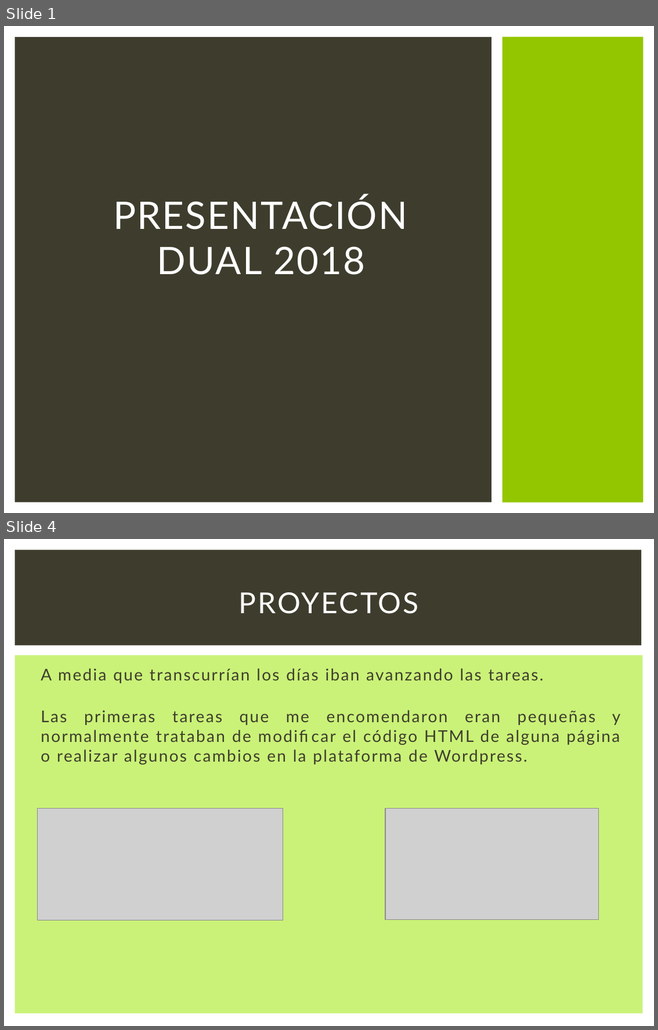
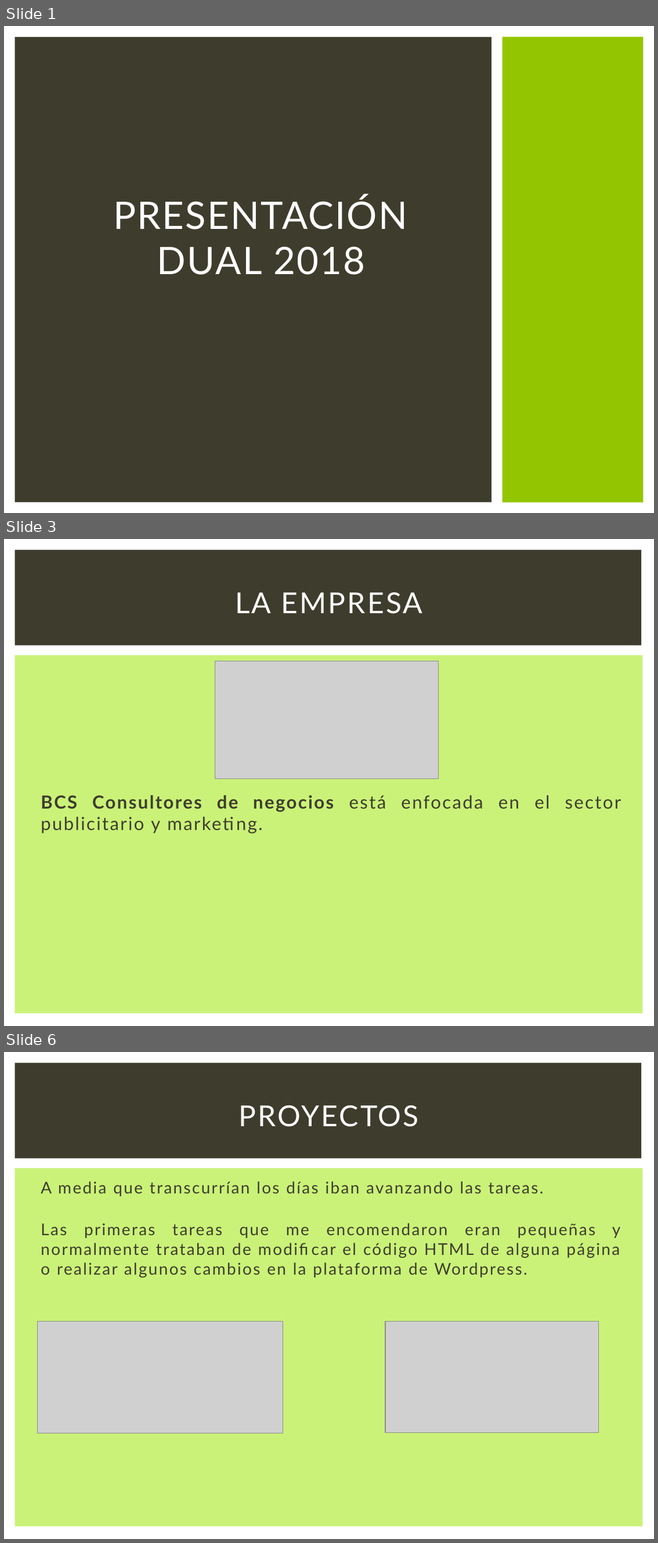
Before and after one commit to rafacampjurado/Presentaci-nDual2018, a slide deck: Presentación.ppsx. Shown one above the other, each under a label of ours: slides 1 and 4 before the commit, slides 1, 3 and 6 after it; the slides between them are not shown. The pictures are 658x1030 and 658x1543 pixels, drawn with LibreOffice and Linux fonts; fonts in the diff are those of the drawing; grey boxes stand for pictures. Boxes give left, top, right and bottom in pixels: in the first picture for what was removed or moved away, otherwise in the second. Text is boxed around its words. In the diff, an @@ line names an element or a change of style, - is before the commit and + after.

```diff
--- a/Presentación.ppsx
+++ b/Presentación.ppsx
@@ slide 3 added at <box>4,539,654,1026</box>, background #FFFFFF; not listed: 2 template elements that a slide beside it also shows @@
@@ title added at <box>235,592,423,614</box>, 32 pt, text #FFFFFF @@
+LA EMPRESA
@@ picture added at <box>215,661,438,779</box> @@
@@ text added at <box>41,795,621,834</box>, 20 pt, text #3E3D2D @@
+BCS Consultores de negocios está enfocada en el sector publicitario y marketing.
@@ what was slide 4 is now slide 6 @@
```
Also in this commit, not shown: 3 slides changed, 2 other slides added, 2 other files.
